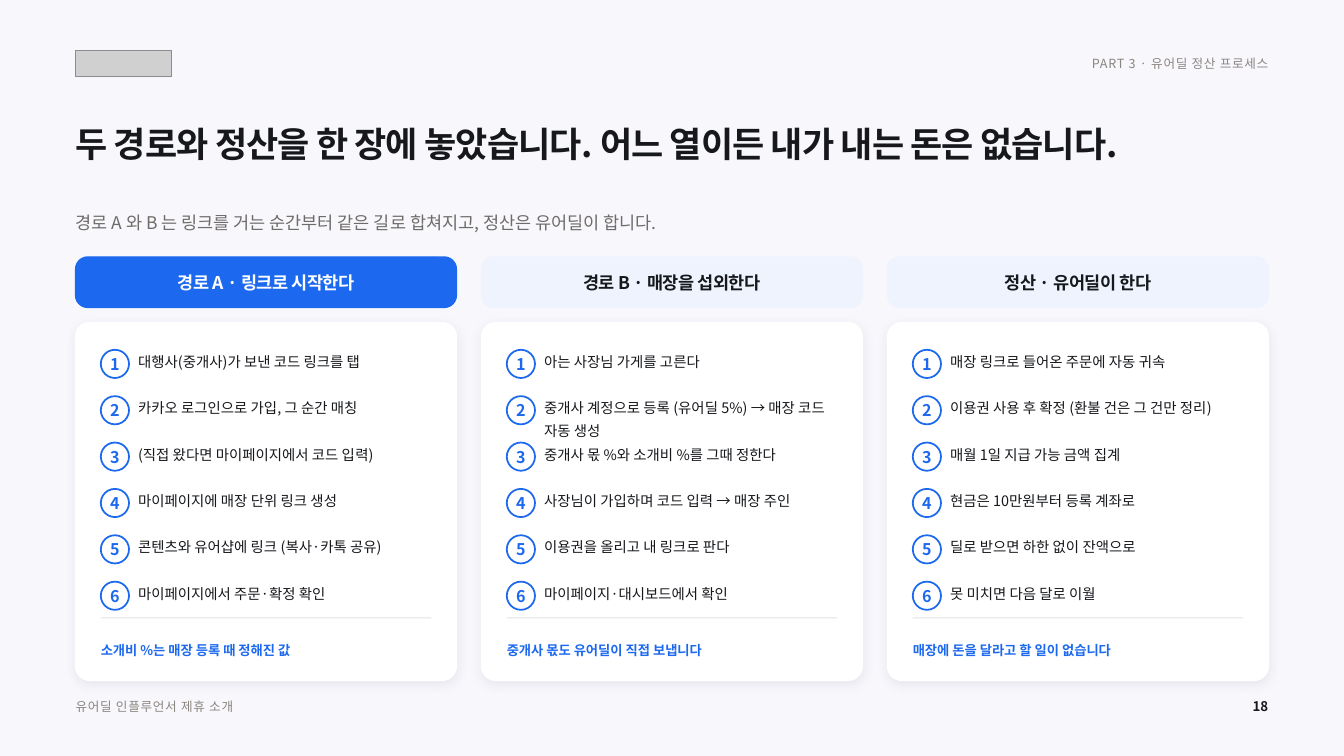
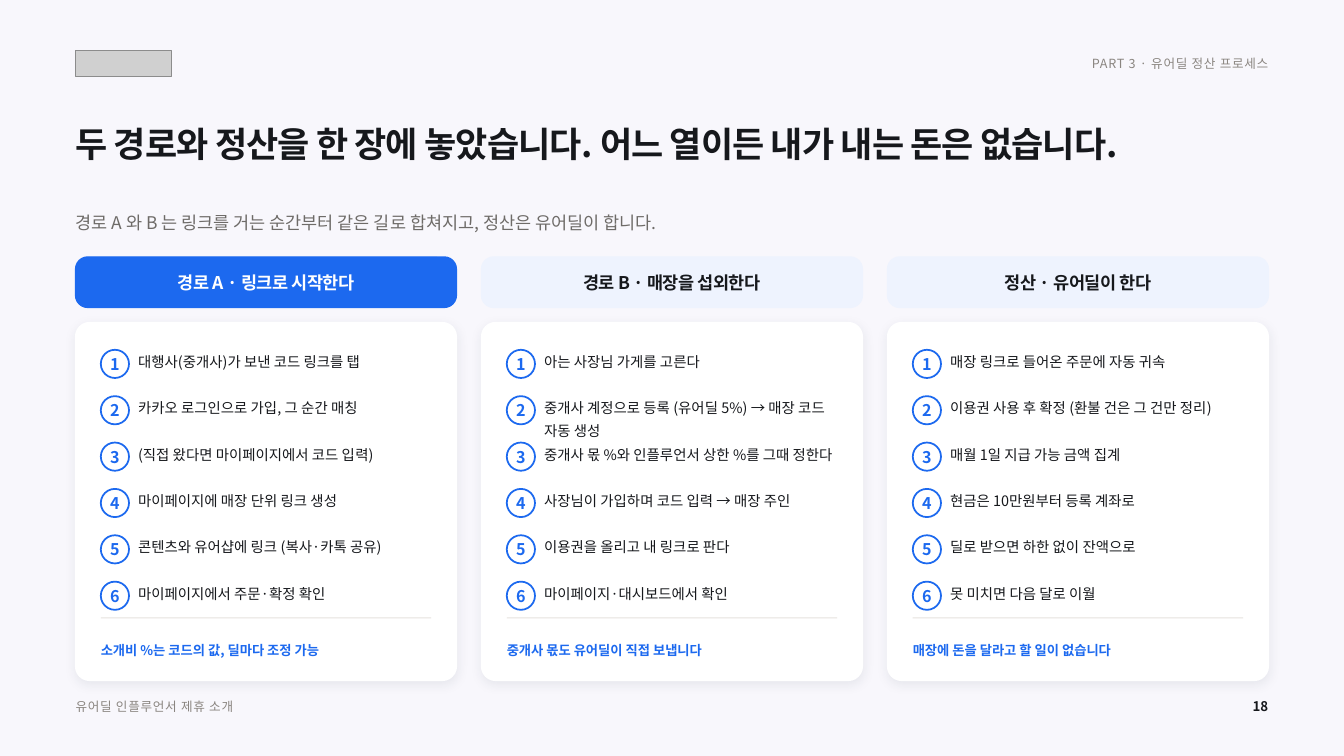
Before and after one commit to tobe2111/ur-live, a slide deck: slide 19 of docs/business/proposals/urdeal-influencer-deck.pptx. Drawn at 1344x756 pixels with LibreOffice and Linux fonts; fonts in the diff are those of the drawing; grey boxes stand for pictures. Boxes give left, top, right and bottom in pixels: in the first picture for what was removed or moved away, otherwise in the second. Text is boxed around its words. In the diff, an @@ line names an element or a change of style, - is before the commit and + after.

```diff
--- a/docs/business/proposals/urdeal-influencer-deck.pptx
+++ b/docs/business/proposals/urdeal-influencer-deck.pptx
@@ text at <box>544,448,833,461</box>: text changed @@
-중개사 몫 %와 소개비 %를 그때 정한다
+중개사 몫 %와 인플루언서 상한 %를 그때 정한다
@@ text at <box>101,644,319,658</box>: text changed @@
-소개비 %는 매장 등록 때 정해진 값
+소개비 %는 코드의 값, 딜마다 조정 가능
```
Also in this commit, not shown: 7 other slides changed, 9 other files.
